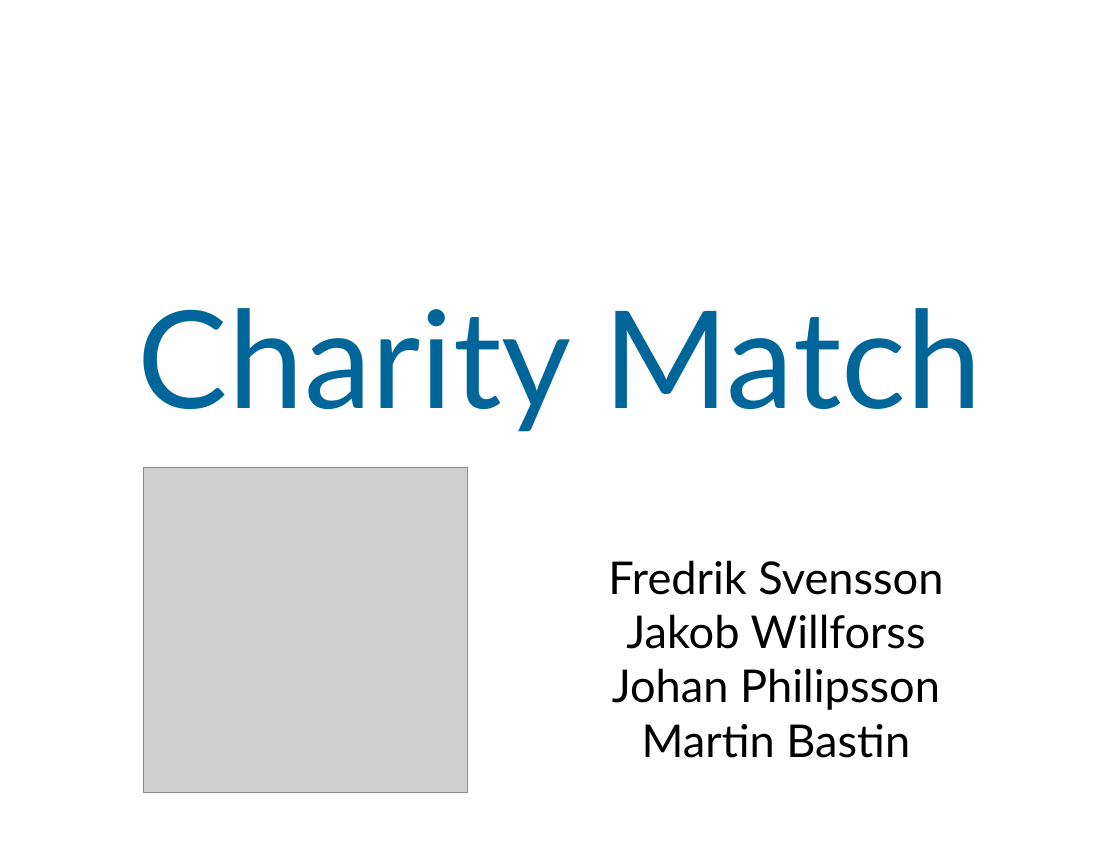
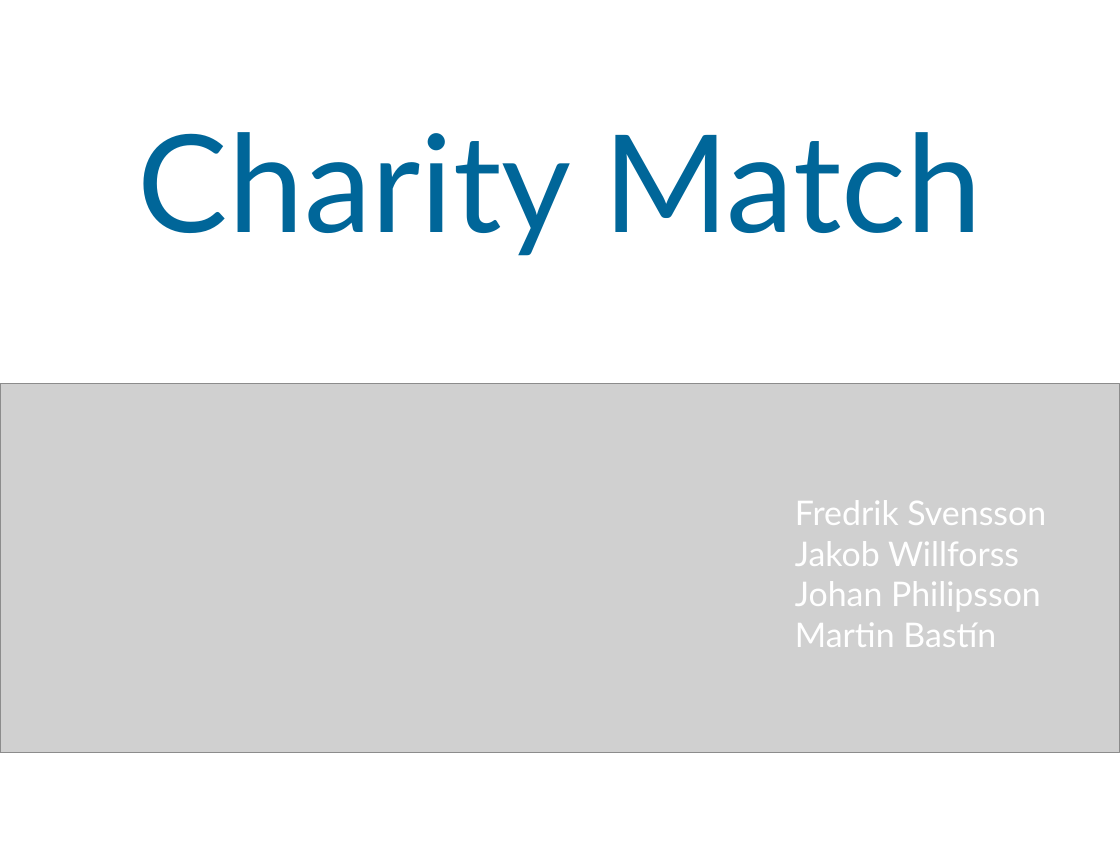
Before and after one commit to Johan37/OpenHack, a slide deck: slide 1 of documents/presentation.odp. Drawn at 1120x841 pixels with LibreOffice and Linux fonts; fonts in the diff are those of the drawing; grey boxes stand for pictures; background and template pictures are left out. Boxes give left, top, right and bottom in pixels: in the first picture for what was removed or moved away, otherwise in the second. Text is boxed around its words. In the diff, an @@ line names an element or a change of style, - is before the commit and + after.

Commit message:
Presentation updates

```diff
--- a/documents/presentation.odp
+++ b/documents/presentation.odp
@@ title "Charity Match": place and size @@
-title "Charity Match" at <box>138,308,982,432</box>
+title "Charity Match" at <box>138,132,982,256</box>
@@ picture: place and size @@
-picture at <box>143,468,468,792</box>
+picture at <box>0,383,1120,752</box>
@@ subtitle "Fredrik Svensson": place and size @@
-subtitle "Fredrik Svensson" at <box>608,560,943,758</box>
+subtitle "Fredrik Svensson" at <box>795,500,1046,647</box>
@@ subtitle at <box>795,500,1046,611</box>: size 32 to 24 pt, text colour #000000 to #FFFFFF in "Fredrik Svensson", "Jakob Willforss", "Johan Philipsson"; alignment centre to left @@
@@ subtitle at <box>795,623,996,647</box>: text changed; size 32 to 24 pt; text colour #000000 to #FFFFFF @@
-Martin Bastin
+Martin Bastín
```
Also in this commit, not shown: 2 slides added, 1 slide removed, 1 other file.
